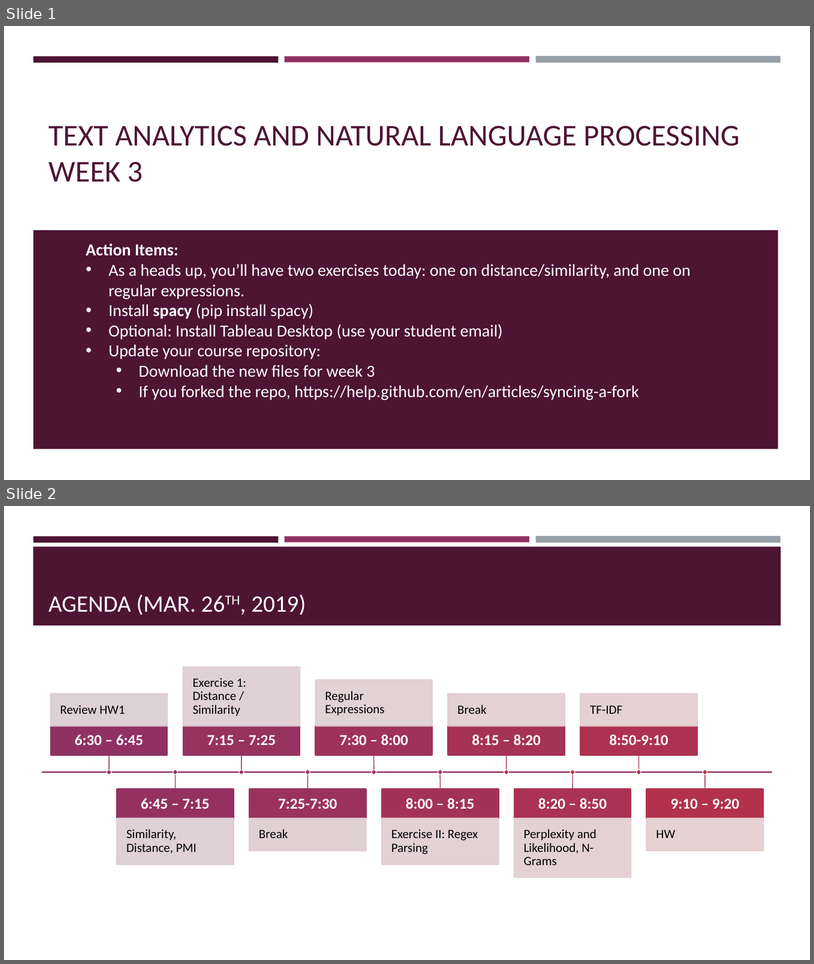
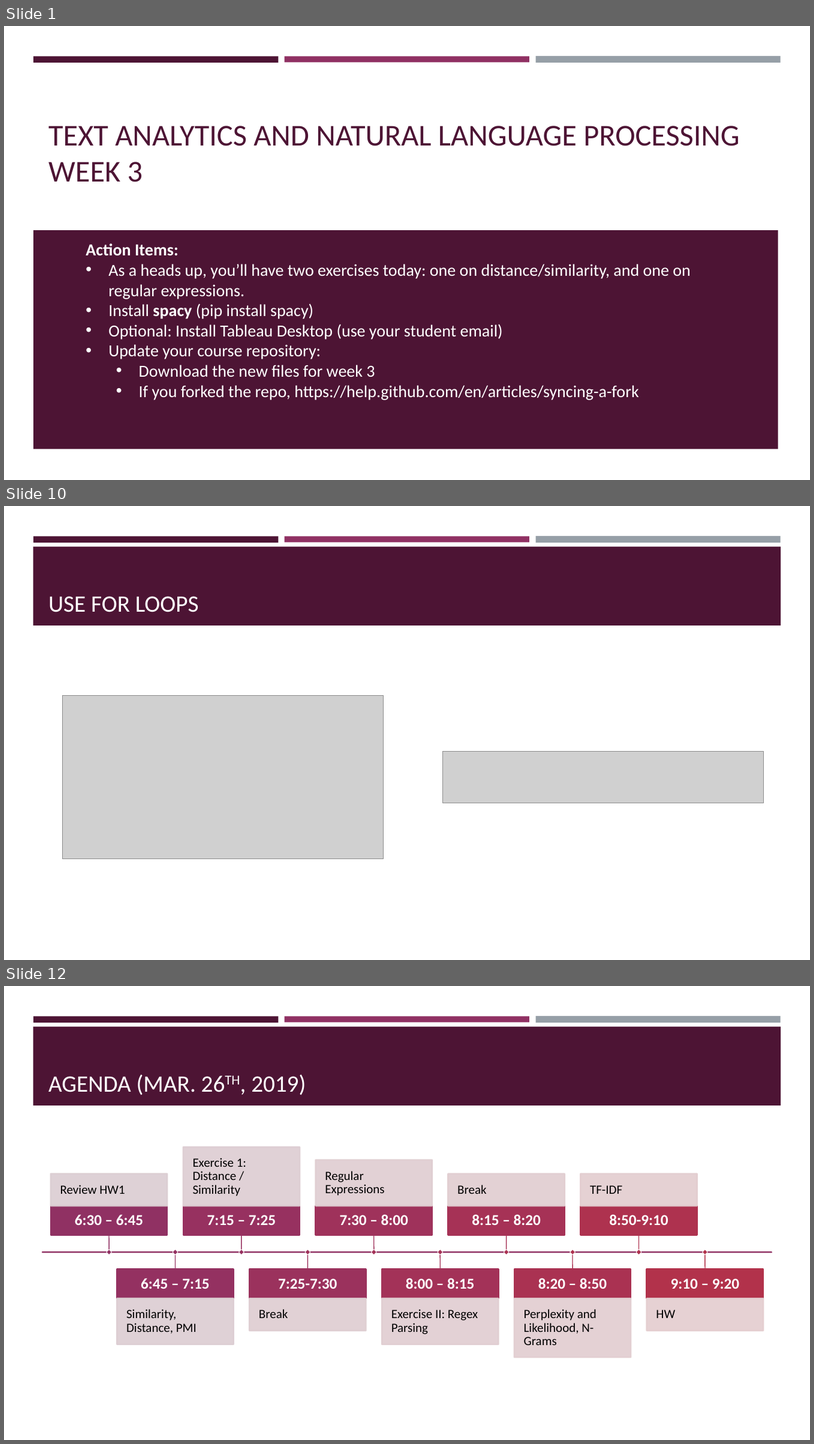
Before and after one commit to VarunDS/dso-599-text-analytics-nlp, a slide deck: week3/slides.pptx. Shown one above the other, each under a label of ours: slides 1 and 2 before the commit, slides 1, 10 and 12 after it; the slides between them are not shown. The pictures are 814x964 and 814x1444 pixels, drawn with LibreOffice and Linux fonts; fonts in the diff are those of the drawing; grey boxes stand for pictures. Boxes give left, top, right and bottom in pixels: in the first picture for what was removed or moved away, otherwise in the second. Text is boxed around its words. In the diff, an @@ line names an element or a change of style, - is before the commit and + after.

```diff
--- a/week3/slides.pptx
+++ b/week3/slides.pptx
@@ slide 10 added at [4, 506, 810, 960], background #FFFFFF; not listed: 4 template elements that a slide beside it also shows @@
@@ title added at [48, 596, 199, 612], 28 pt, text #FFFFFF @@
+USE FOR LOOPS
@@ picture added at [62, 696, 383, 859] @@
@@ picture added at [443, 751, 764, 802] @@
@@ what was slide 2 is now slide 12 @@
```
Also in this commit, not shown: 9 other slides added.
